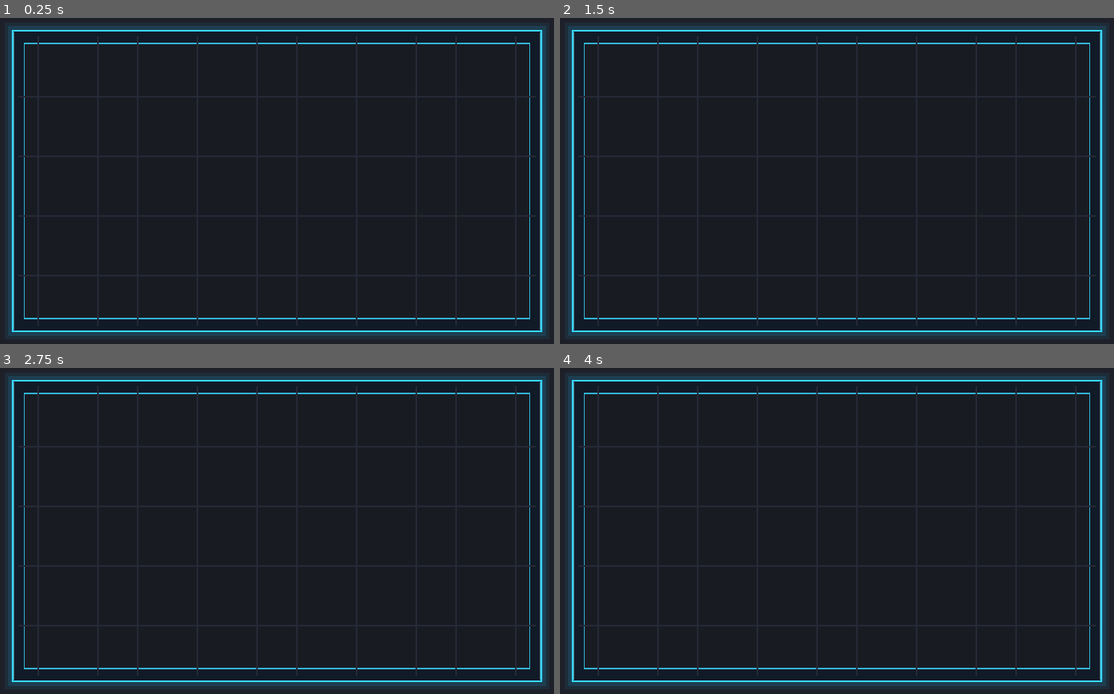
Above: before the commit, frames 1-4 (two rows, left to right).
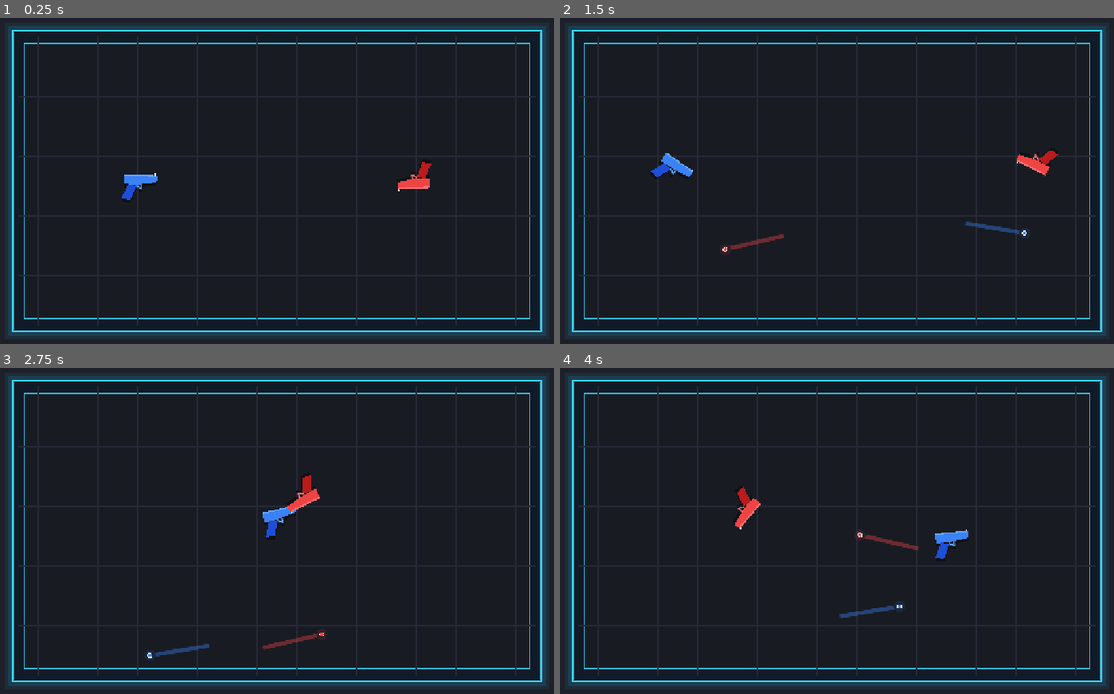
Above: after the commit, the same moments.

Repository: iamsaaddar/RecoilArena
Game: Godot game, scene res://scenes/main/Main.tscn
Same seed, same stepped clock (60 frames per second), same inputs: the game is played once before the commit and once after it.
Inputs:
- Up to frame 1 (0.25 s): no input
- Up to frame 2 (1.5 s): tap A (player_1_shoot, bound only after the commit) at 0.6 s; tap L (player_2_shoot, bound only after the commit) at 0.8, 1.35 s; hold Left from 1.28 s (still down)
- Up to frame 3 (2.75 s): tap A (player_1_shoot, bound only after the commit) at 1.55, 2.1 s; release Left at 2.03 s; tap L (player_2_shoot, bound only after the commit) at 2.3 s
- Up to frame 4 (4 s): tap L (player_2_shoot, bound only after the commit) at 2.85, 3.8 s; tap A (player_1_shoot, bound only after the commit) at 3.05, 3.6 s; hold Left from 3.53 s (still down)

The runs differ from the first frame. In frame 1, 0.5% of the frame differs, in the area x 21-78%, y 44-56%; in frame 2, 0.9%, in the area x 16-90%, y 40-73%; in frame 3, 0.9%; in frame 4, 0.9%.

Commit message:
Add bouncing projectiles and bullet mechanics
Spawn two players in the arena and add energy bullets with wall bounces, hit detection, and one active shot per gun. Update gun movement, recoil, and visuals to match the prototype.

Diff:
--- a/scenes/player/Gun.tscn
+++ b/scenes/player/Gun.tscn
@@ -2,8 +2,8 @@
 
 [ext_resource type="Script" path="res://scripts/player/Gun.gd" id="1_gun"]
 
-[sub_resource type="RectangleShape2D" id="RectangleShape2D_gun"]
-size = Vector2(88, 28)
+[sub_resource type="CircleShape2D" id="CircleShape2D_gun"]
+radius = 28.0
 
 [node name="Gun" type="RigidBody2D"]
 collision_layer = 2
@@ -11,4 +11,4 @@
 script = ExtResource("1_gun")
 
 [node name="CollisionShape2D" type="CollisionShape2D" parent="."]
-shape = SubResource("RectangleShape2D_gun")
+shape = SubResource("CircleShape2D_gun")
--- /dev/null
+++ b/scenes/projectiles/Bullet.tscn
@@ -0,0 +1,15 @@
+[gd_scene load_steps=3 format=3]
+
+[ext_resource type="Script" path="res://scripts/projectiles/Bullet.gd" id="1_bullet"]
+
+[sub_resource type="CircleShape2D" id="CircleShape2D_bullet"]
+radius = 5.0
+
+[node name="Bullet" type="CharacterBody2D"]
+collision_layer = 4
+collision_mask = 3
+motion_mode = 1
+script = ExtResource("1_bullet")
+
+[node name="CollisionShape2D" type="CollisionShape2D" parent="."]
+shape = SubResource("CircleShape2D_bullet")
--- a/scripts/player/Gun.gd
+++ b/scripts/player/Gun.gd
@@ -1,7 +1,6 @@
 extends RigidBody2D
 class_name ArenaGun
-## Recoil-driven player weapon. Projectile spawning is exposed as a signal so
-## the arena can own bullet creation and combat rules.
+## Custom-integrated gun motion copied from the HTML prototype's movement model.
 
 signal shot_requested(gun: ArenaGun, muzzle_position: Vector2, shot_direction: Vector2)
 
@@ -10,89 +9,138 @@
 @export var gun_color: Color = Color("3b82f6")
 @export_range(0.0, 360.0, 1.0) var starting_rotation_degrees: float = 0.0
 
-const RECOIL_IMPULSE := 330.0
-const RECOIL_OFFSET := Vector2(-24.0, 0.0)
-const SHOT_COOLDOWN := 0.16
-const BARREL_LENGTH := 94.0
+const GRAVITY := 35.0
+const AIR_DRAG := 0.995
+const ANGULAR_DRAG := 0.985
+const RECOIL_FORCE := 520.0
+const TORQUE_FORCE := 1.8
+const GUN_RADIUS := 28.0
+const WALL_RESTITUTION := 0.8
+const ARENA_MIN := Vector2(132.0, 82.0)
+const ARENA_MAX := Vector2(1148.0, 638.0)
+const MUZZLE_OFFSET := Vector2(40.0, -10.0)
 
-var _shot_cooldown := 0.0
+var active_bullet: Node2D
+var _velocity := Vector2.ZERO
+var _angular_velocity := 0.0
+var _base_spin := 0.8
+var _rng := RandomNumberGenerator.new()
 
 
 func _ready() -> void:
 	_ensure_fire_action()
-	mass = 1.0
-	gravity_scale = 0.32
-	linear_damp = 0.42
-	angular_damp = 1.15
-	physics_material_override = PhysicsMaterial.new()
-	physics_material_override.bounce = 0.7
-	rotation = deg_to_rad(starting_rotation_degrees + randf_range(-6.0, 6.0))
+	_rng.randomize()
+	_base_spin = 0.8 if player_id == 1 else -0.8
+	rotation = deg_to_rad(starting_rotation_degrees)
+	gravity_scale = 0.0
+	linear_damp = 0.0
+	angular_damp = 0.0
+	lock_rotation = false
+	freeze = true
 	add_to_group("guns")
-	queue_redraw()
 
 
-func _process(delta: float) -> void:
-	if _shot_cooldown > 0.0:
-		_shot_cooldown = maxf(_shot_cooldown - delta, 0.0)
+func _process(_delta: float) -> void:
 	if not fire_action.is_empty() and Input.is_action_just_pressed(fire_action):
 		_try_fire()
 
 
+func _physics_process(delta: float) -> void:
+	var dt := minf(delta, 0.05)
+	_velocity.y += GRAVITY * dt
+	_velocity *= AIR_DRAG
+	rotation += _angular_velocity * dt
+	_angular_velocity *= ANGULAR_DRAG
+	if absf(_angular_velocity) < 0.3:
+		_angular_velocity += _base_spin * dt * 2.0
+	global_position += _velocity * dt
+	_resolve_arena_bounds()
+	queue_redraw()
+
+
+func _resolve_arena_bounds() -> void:
+	if global_position.x < ARENA_MIN.x + GUN_RADIUS:
+		global_position.x = ARENA_MIN.x + GUN_RADIUS
+		_velocity.x = absf(_velocity.x) * WALL_RESTITUTION
+		_angular_velocity *= -0.8
+	elif global_position.x > ARENA_MAX.x - GUN_RADIUS:
+		global_position.x = ARENA_MAX.x - GUN_RADIUS
+		_velocity.x = -absf(_velocity.x) * WALL_RESTITUTION
+		_angular_velocity *= -0.8
+	if global_position.y < ARENA_MIN.y + GUN_RADIUS:
+		global_position.y = ARENA_MIN.y + GUN_RADIUS
+		_velocity.y = absf(_velocity.y) * WALL_RESTITUTION
+		_angular_velocity *= -0.8
+	elif global_position.y > ARENA_MAX.y - GUN_RADIUS:
+		global_position.y = ARENA_MAX.y - GUN_RADIUS
+		_velocity.y = -absf(_velocity.y) * WALL_RESTITUTION
+		_angular_velocity *= -0.8
+
+
 func _try_fire() -> void:
-	if _shot_cooldown > 0.0 or sleeping:
+	if is_instance_valid(active_bullet):
 		return
-	_shot_cooldown = SHOT_COOLDOWN
 	var shot_direction := Vector2.RIGHT.rotated(global_rotation)
-	var muzzle_position := to_global(Vector2(BARREL_LENGTH * 0.5 + 5.0, 0.0))
-	apply_impulse(-shot_direction * RECOIL_IMPULSE, RECOIL_OFFSET)
-	apply_torque_impulse(randf_range(-15.0, 15.0))
+	var muzzle_position := to_global(MUZZLE_OFFSET)
+	_velocity -= shot_direction * RECOIL_FORCE
+	var torque_direction := 1.0 if _rng.randf() > 0.5 else -1.0
+	_angular_velocity += TORQUE_FORCE * (1.2 + _rng.randf_range(0.0, 0.6)) * torque_direction
 	shot_requested.emit(self, muzzle_position, shot_direction)
+
+
+func set_active_bullet(bullet: Node2D) -> void:
+	active_bullet = bullet
+
+
+func clear_active_bullet(bullet: Node2D) -> void:
+	if active_bullet == bullet:
+		active_bullet = null
 
 
 func _ensure_fire_action() -> void:
 	if InputMap.has_action(fire_action):
 		return
 	InputMap.add_action(fire_action)
-	var keys: Array[int] = [KEY_A] if player_id == 1 else [KEY_L, KEY_LEFT]
-	for keycode in keys:
-		var key_event := InputEventKey.new()
-		key_event.physical_keycode = keycode
-		InputMap.action_add_event(fire_action, key_event)
+	if player_id == 1:
+		_add_key_binding(KEY_A)
+	else:
+		_add_key_binding(KEY_L)
+		_add_key_binding(KEY_LEFT)
+
+
+func _add_key_binding(keycode: Key) -> void:
+	var key_event := InputEventKey.new()
+	key_event.physical_keycode = keycode
+	InputMap.action_add_event(fire_action, key_event)
 
 
 func _draw() -> void:
-	# Compact, geometric handgun silhouette, drawn facing local +X.
-	var dark := gun_color.darkened(0.58)
-	var highlight := gun_color.lightened(0.28)
-	var body := PackedVector2Array([
-		Vector2(-43, -10), Vector2(-32, -15), Vector2(24, -15),
-		Vector2(35, -10), Vector2(35, 8), Vector2(22, 13),
-		Vector2(-30, 13), Vector2(-43, 7)
-	])
-	draw_colored_polygon(body, dark)
+	# Match the sample HTML's exact low-poly handgun silhouette.
+	var dark_tone := Color("1d4ed8") if player_id == 1 else Color("b91c1c")
+	var light_tone := Color("60a5fa") if player_id == 1 else Color("f87171")
+	# Soft offset shadow, matching the sample's canvas shadow treatment.
+	draw_set_transform(Vector2(0.0, 6.0), 0.0, Vector2.ONE)
+	_draw_gun_silhouette(Color(0.0, 0.0, 0.0, 0.4), Color(0.0, 0.0, 0.0, 0.4), Color(0.0, 0.0, 0.0, 0.4), Color(0.0, 0.0, 0.0, 0.4))
+	draw_set_transform(Vector2.ZERO, 0.0, Vector2.ONE)
+	_draw_gun_silhouette(gun_color, dark_tone, light_tone, Color.WHITE)
+
+
+func _draw_gun_silhouette(base_color: Color, grip_color: Color, light_tone: Color, sight_color: Color) -> void:
+	# Grip / handle.
 	draw_colored_polygon(PackedVector2Array([
-		Vector2(-39, -9), Vector2(-30, -12), Vector2(25, -12),
-		Vector2(31, -8), Vector2(31, 5), Vector2(22, 9),
-		Vector2(-29, 9), Vector2(-39, 5)
-	]), gun_color)
-	# Barrel and muzzle block.
-	draw_rect(Rect2(22, -8, 24, 16), dark)
-	draw_rect(Rect2(26, -6, 18, 12), gun_color)
-	draw_line(Vector2(28, -4), Vector2(41, -4), highlight, 2.0)
-	# Raised top rail and restrained energy strip.
-	draw_rect(Rect2(-20, -18, 38, 5), dark)
-	draw_rect(Rect2(-15, -17, 27, 2), highlight)
-	# Grip angled down and back.
+		Vector2(-18, 5), Vector2(-32, 35), Vector2(-14, 38), Vector2(-2, 10)
+	]), grip_color)
+	# Trigger guard.
+	draw_line(Vector2(-2, 8), Vector2(8, 14), light_tone, 3.0, true)
+	draw_line(Vector2(8, 14), Vector2(8, 4), light_tone, 3.0, true)
+	# Main slide and barrel body.
 	draw_colored_polygon(PackedVector2Array([
-		Vector2(-29, 9), Vector2(-8, 9), Vector2(-2, 17),
-		Vector2(-8, 37), Vector2(-25, 37), Vector2(-35, 16)
-	]), dark)
+		Vector2(-28, -14), Vector2(38, -14), Vector2(38, 0),
+		Vector2(0, 6), Vector2(-28, 6)
+	]), base_color)
+	# Slide top highlight edge.
 	draw_colored_polygon(PackedVector2Array([
-		Vector2(-27, 12), Vector2(-11, 12), Vector2(-7, 18),
-		Vector2(-12, 33), Vector2(-22, 33), Vector2(-31, 16)
-	]), gun_color)
-	# Trigger guard and trigger.
-	draw_arc(Vector2(-3, 11), 10.0, 0.0, PI, 20, dark, 3.0)
-	draw_line(Vector2(-3, 11), Vector2(-3, 19), highlight, 2.0)
-	# Small player-color core detail.
-	draw_circle(Vector2(-30, -1), 3.0, highlight)
+		Vector2(-28, -14), Vector2(38, -14), Vector2(36, -11), Vector2(-28, -11)
+	]), light_tone)
+	# Sight notch.
+	draw_rect(Rect2(34, -17, 3, 3), sight_color)
--- /dev/null
+++ b/scripts/projectiles/Bullet.gd
@@ -0,0 +1,78 @@
+extends CharacterBody2D
+class_name ArenaBullet
+## Fast energy projectile with deterministic wall reflections.
+
+signal finished(bullet: ArenaBullet, shooter: ArenaGun)
+signal target_hit(target: ArenaGun, shooter: ArenaGun)
+
+@export var speed := 720.0
+@export var max_bounces := 5
+@export var bullet_color := Color("3b82f6")
+
+const RADIUS := 5.0
+const TRAIL_POINTS := 10
+const TRAIL_WIDTH := RADIUS * 1.5
+
+var shooter: ArenaGun
+var bounce_count := 0
+var _is_finished := false
+var _trail_positions: Array[Vector2] = []
+
+
+func setup(owner_gun: ArenaGun, spawn_position: Vector2, direction: Vector2) -> void:
+	shooter = owner_gun
+	global_position = spawn_position
+	velocity = direction.normalized() * speed
+	if is_instance_valid(shooter):
+		add_collision_exception_with(shooter)
+
+
+func _physics_process(delta: float) -> void:
+	if _is_finished:
+		return
+	_trail_positions.push_front(global_position)
+	if _trail_positions.size() > TRAIL_POINTS:
+		_trail_positions.pop_back()
+	var collision := move_and_collide(velocity * delta)
+	queue_redraw()
+	if collision == null:
+		return
+	var collider := collision.get_collider()
+	if collider is ArenaGun:
+		if collider != shooter:
+			target_hit.emit(collider, shooter)
+			_finish()
+		return
+	if collider is StaticBody2D:
+		if bounce_count >= max_bounces:
+			_finish()
+			return
+		velocity = velocity.bounce(collision.get_normal())
+		bounce_count += 1
+		global_position += collision.get_normal() * 0.5
+		queue_redraw()
+		return
+	_finish()
+
+
+func _draw() -> void:
+	# The sample uses a short, rounded laser ribbon made from recent positions.
+	# Store world positions so the trail remains behind the moving projectile.
+	if _trail_positions.size() > 1:
+		var trail_points := PackedVector2Array()
+		for world_position in _trail_positions:
+			trail_points.append(to_local(world_position))
+		draw_polyline(trail_points, Color(bullet_color, 0.4), TRAIL_WIDTH, true)
+
+	# Bright white-hot core with the player's color inside, like the HTML glow.
+	draw_circle(Vector2.ZERO, RADIUS + 6.0, Color(bullet_color, 0.12))
+	draw_circle(Vector2.ZERO, RADIUS, Color.WHITE)
+	draw_circle(Vector2.ZERO, RADIUS * 0.7, bullet_color)
+
+
+func _finish() -> void:
+	if _is_finished:
+		return
+	_is_finished = true
+	finished.emit(self, shooter)
+	queue_free()
--- a/scripts/systems/Arena.gd
+++ b/scripts/systems/Arena.gd
@@ -1,5 +1,7 @@
 extends Node2D
-## Draws the arena backdrop, subtle grid, and thick neon boundary walls.
+## Arena backdrop, player spawns, and projectile ownership.
+
+signal player_hit(target: ArenaGun, shooter: ArenaGun)
 
 const BACKGROUND_COLOR := Color("1e2029")
 const ARENA_COLOR := Color("191b23")
@@ -9,43 +11,76 @@
 const NEON_HIGHLIGHT := Color("a5f2ff")
 
 const ARENA_RECT := Rect2(120.0, 70.0, 1040.0, 580.0)
-const WALL_THICKNESS := 24.0
 const OUTER_WALL_RECT := Rect2(108.0, 58.0, 1064.0, 604.0)
 const INNER_WALL_RECT := Rect2(132.0, 82.0, 1016.0, 556.0)
 const GRID_SPACING := 40
+
+const GUN_SCENE := preload("res://scenes/player/Gun.tscn")
+const BULLET_SCENE := preload("res://scenes/projectiles/Bullet.tscn")
+
+var _projectiles: Node2D
+
+
+func _ready() -> void:
+	_projectiles = Node2D.new()
+	_projectiles.name = "Projectiles"
+	add_child(_projectiles)
+	_spawn_player(1, Vector2(360.0, 360.0), 0.0, Color("3b82f6"), &"player_1_shoot")
+	_spawn_player(2, Vector2(920.0, 360.0), 180.0, Color("ef4444"), &"player_2_shoot")
+
+
+func _spawn_player(
+	player_id: int,
+	spawn_position: Vector2,
+	start_angle: float,
+	player_color: Color,
+	action: StringName
+) -> void:
+	var gun := GUN_SCENE.instantiate() as ArenaGun
+	gun.name = "Player%dGun" % player_id
+	gun.player_id = player_id
+	gun.fire_action = action
+	gun.gun_color = player_color
+	gun.starting_rotation_degrees = start_angle
+	gun.position = spawn_position
+	gun.shot_requested.connect(_on_shot_requested)
+	add_child(gun)
+
+
+func _on_shot_requested(gun: ArenaGun, muzzle_position: Vector2, shot_direction: Vector2) -> void:
+	var bullet := BULLET_SCENE.instantiate() as ArenaBullet
+	bullet.bullet_color = gun.gun_color
+	bullet.finished.connect(_on_bullet_finished)
+	bullet.target_hit.connect(_on_bullet_hit)
+	_projectiles.add_child(bullet)
+	bullet.setup(gun, muzzle_position, shot_direction)
+	gun.set_active_bullet(bullet)
+
+
+func _on_bullet_finished(bullet: ArenaBullet, shooter: ArenaGun) -> void:
+	if is_instance_valid(shooter):
+		shooter.clear_active_bullet(bullet)
+
+
+func _on_bullet_hit(target: ArenaGun, shooter: ArenaGun) -> void:
+	player_hit.emit(target, shooter)
+	print("Player %d hit by Player %d" % [target.player_id, shooter.player_id])
 
 
 func _draw() -> void:
 	# Full-window backdrop.
 	draw_rect(Rect2(Vector2.ZERO, Vector2(1280.0, 720.0)), BACKGROUND_COLOR)
-
 	# Soft cyan glow around the full 24 px wall frame.
 	draw_rect(OUTER_WALL_RECT.grow(7.0), Color(0.10, 0.78, 1.0, 0.07), false, 18.0)
 	draw_rect(OUTER_WALL_RECT.grow(3.0), Color(0.10, 0.78, 1.0, 0.12), false, 12.0)
 	draw_rect(OUTER_WALL_RECT, Color(0.10, 0.78, 1.0, 0.22), false, 6.0)
-
-	# Solid, continuous wall frame. The inner cut-out leaves the arena floor.
+	# Solid wall frame and dark arena floor.
 	draw_rect(OUTER_WALL_RECT, WALL_COLOR)
 	draw_rect(INNER_WALL_RECT, ARENA_COLOR)
-
-	# Crisp neon edges make the wall thickness readable without overpowering play.
 	draw_rect(OUTER_WALL_RECT, NEON_COLOR, false, 2.0)
 	draw_rect(INNER_WALL_RECT, Color(NEON_COLOR, 0.8), false, 2.0)
 	draw_rect(OUTER_WALL_RECT.grow(-3.0), Color(NEON_HIGHLIGHT, 0.42), false, 1.0)
-
-	# Keep the grid subtle so bullets and player colors remain the focus.
 	for x in range(int(ARENA_RECT.position.x) + GRID_SPACING, int(ARENA_RECT.end.x), GRID_SPACING):
-		draw_line(
-			Vector2(x, ARENA_RECT.position.y),
-			Vector2(x, ARENA_RECT.end.y),
-			GRID_COLOR,
-			1.0
-		)
-
+		draw_line(Vector2(x, ARENA_RECT.position.y), Vector2(x, ARENA_RECT.end.y), GRID_COLOR, 1.0)
 	for y in range(int(ARENA_RECT.position.y) + GRID_SPACING, int(ARENA_RECT.end.y), GRID_SPACING):
-		draw_line(
-			Vector2(ARENA_RECT.position.x, y),
-			Vector2(ARENA_RECT.end.x, y),
-			GRID_COLOR,
-			1.0
-		)
+		draw_line(Vector2(ARENA_RECT.position.x, y), Vector2(ARENA_RECT.end.x, y), GRID_COLOR, 1.0)
Not shown, added: scripts/projectiles/Bullet.gd.uid
